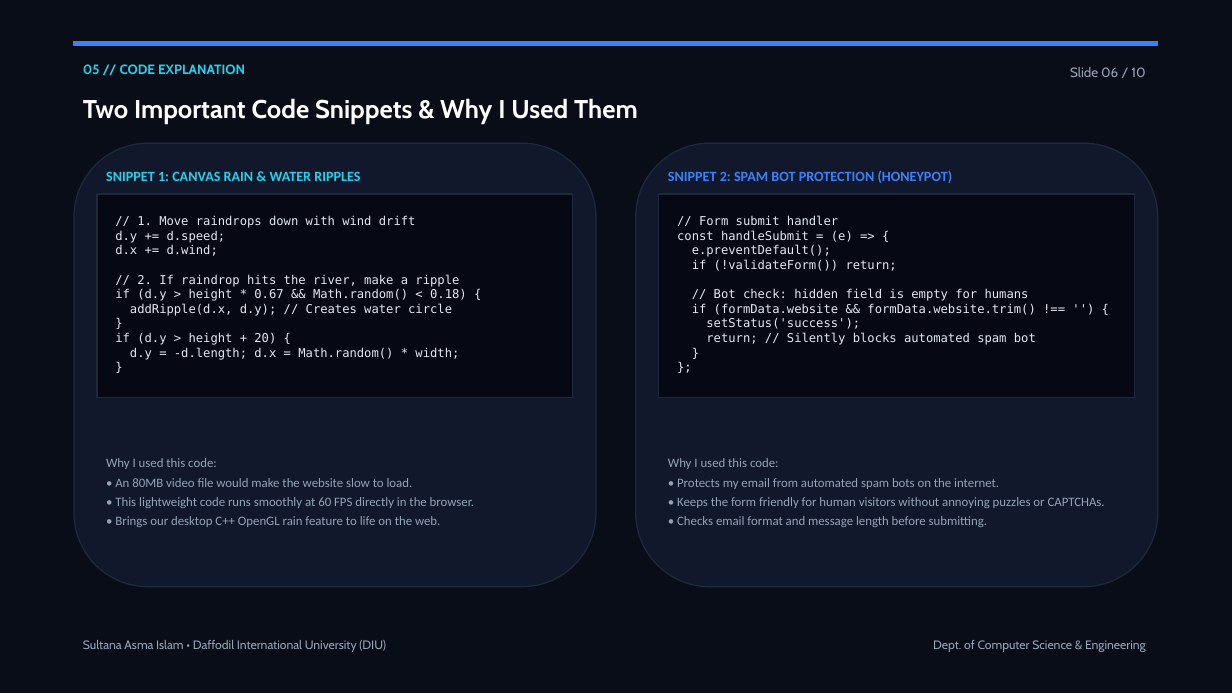
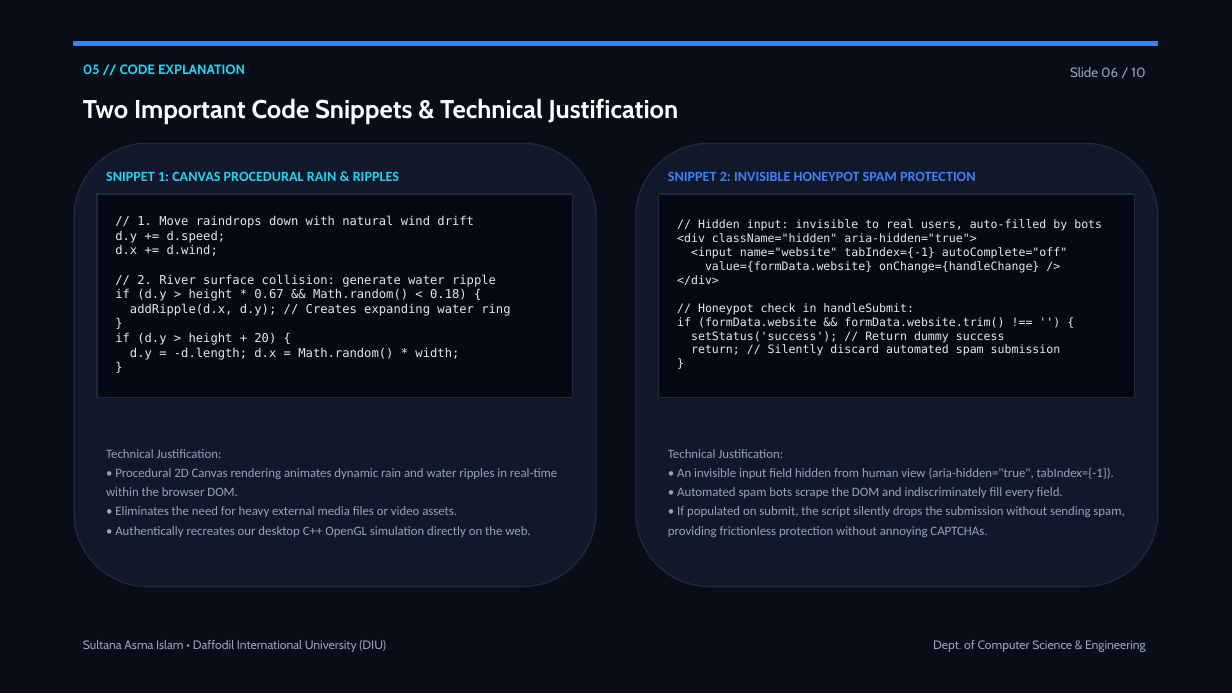
Before and after one commit to Sultana-Asma/sultana-portfolio, a slide deck: slide 6 of My_Portfolio_Presentation_Sultana.pptx. Drawn at 1232x693 pixels with LibreOffice and Linux fonts; fonts in the diff are those of the drawing. Boxes give left, top, right and bottom in pixels: in the first picture for what was removed or moved away, otherwise in the second. Text is boxed around its words. In the diff, an @@ line names an element or a change of style, - is before the commit and + after.

Commit message:
Final review and updates: accurate honeypot & canvas justification, refined sitemap hierarchy, 3 key outputs (hero, skills, modal), 3 future improvements, and consistent verified metrics

```diff
--- a/My_Portfolio_Presentation_Sultana.pptx
+++ b/My_Portfolio_Presentation_Sultana.pptx
@@ text at box(83, 98, 679, 124): text changed @@
-Two Important Code Snippets & Why I Used Them
+Two Important Code Snippets & Technical Justification
@@ text at box(106, 171, 399, 181): text changed @@
-SNIPPET 1: CANVAS RAIN & WATER RIPPLES
+SNIPPET 1: CANVAS PROCEDURAL RAIN & RIPPLES
@@ text at box(668, 171, 976, 181): text changed @@
-SNIPPET 2: SPAM BOT PROTECTION (HONEYPOT)
+SNIPPET 2: INVISIBLE HONEYPOT SPAM PROTECTION
@@ text at box(677, 219, 1102, 356): paragraph removed @@
-};
@@ text at box(137, 215, 474, 228): text changed @@
-// 1. Move raindrops down with wind drift
+// 1. Move raindrops down with natural wind drift
@@ text at box(677, 219, 1102, 315): text changed; size 9.5 to 9 pt @@
-// Form submit handler
-const handleSubmit = (e) => {
-e.preventDefault();
-if (!validateForm()) return;
-// Bot check: hidden field is empty for humans
+// Hidden input: invisible to real users, auto-filled by bots
+<div className="hidden" aria-hidden="true">
+<input name="website" tabIndex={-1} autoComplete="off"
+value={formData.website} onChange={handleChange} />
+</div>
+// Honeypot check in handleSubmit:
@@ text at box(137, 274, 496, 287): text changed @@
-// 2. If raindrop hits the river, make a ripple
+// 2. River surface collision: generate water ripple
@@ text at box(130, 303, 510, 316): text changed @@
-addRipple(d.x, d.y); // Creates water circle
+addRipple(d.x, d.y); // Creates expanding water ring
@@ text at box(677, 317, 1004, 328): size 9.5 to 9 pt in "if (formData.website && formData.website.trim() !== '') {", "}" @@
@@ text at box(691, 331, 1061, 356): text changed; size 9.5 to 9 pt @@
-setStatus('success');
-return; // Silently blocks automated spam bot
+setStatus('success'); // Return dummy success
+return; // Silently discard automated spam submission
@@ text at box(106, 449, 557, 537): text changed @@
-Why I used this code:
-• An 80MB video file would make the website slow to load.
-• This lightweight code runs smoothly at 60 FPS directly in the browser.
-• Brings our desktop C++ OpenGL rain feature to life on the web.
+Technical Justification:
+• Procedural 2D Canvas rendering animates dynamic rain and water ripples in real-time within the browser DOM.
+• Eliminates the need for heavy external media files or video assets.
+• Authentically recreates our desktop C++ OpenGL simulation directly on the web.
@@ text at box(668, 449, 1124, 537): text changed @@
-Why I used this code:
-• Protects my email from automated spam bots on the internet.
-• Keeps the form friendly for human visitors without annoying puzzles or CAPTCHAs.
-• Checks email format and message length before submitting.
+Technical Justification:
+• An invisible input field hidden from human view (aria-hidden="true", tabIndex={-1}).
+• Automated spam bots scrape the DOM and indiscriminately fill every field.
+• If populated on submit, the script silently drops the submission without sending spam, providing frictionless protection without annoying CAPTCHAs.
```
Also in this commit, not shown: 9 other slides changed, 7 other files.
